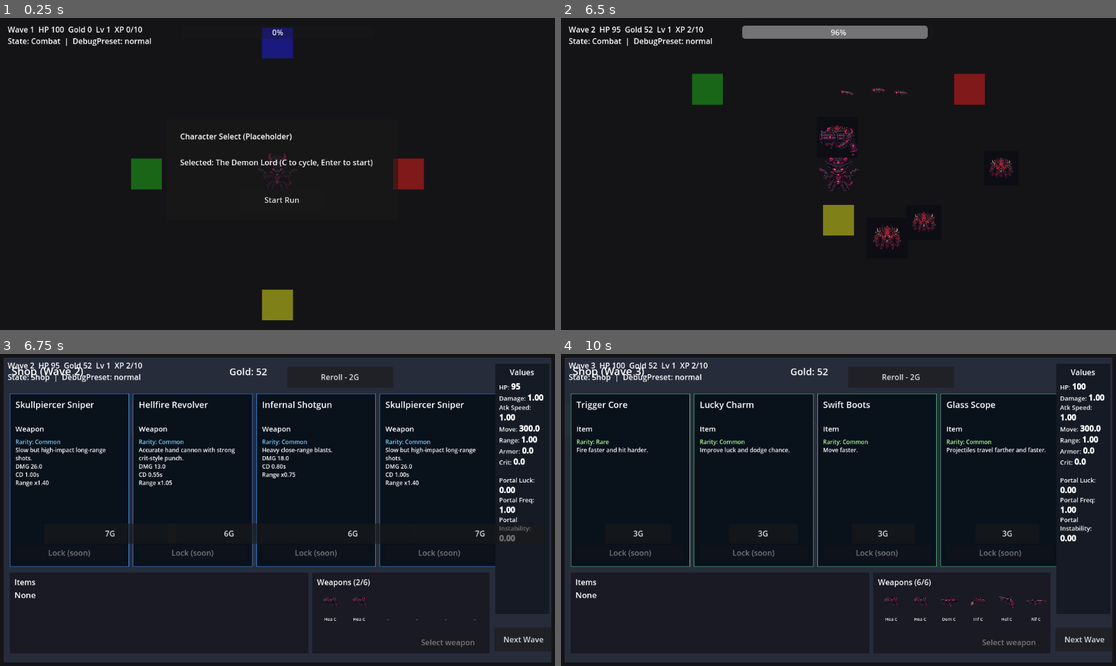
Above: before the commit, frames 1-4 (two rows, left to right).
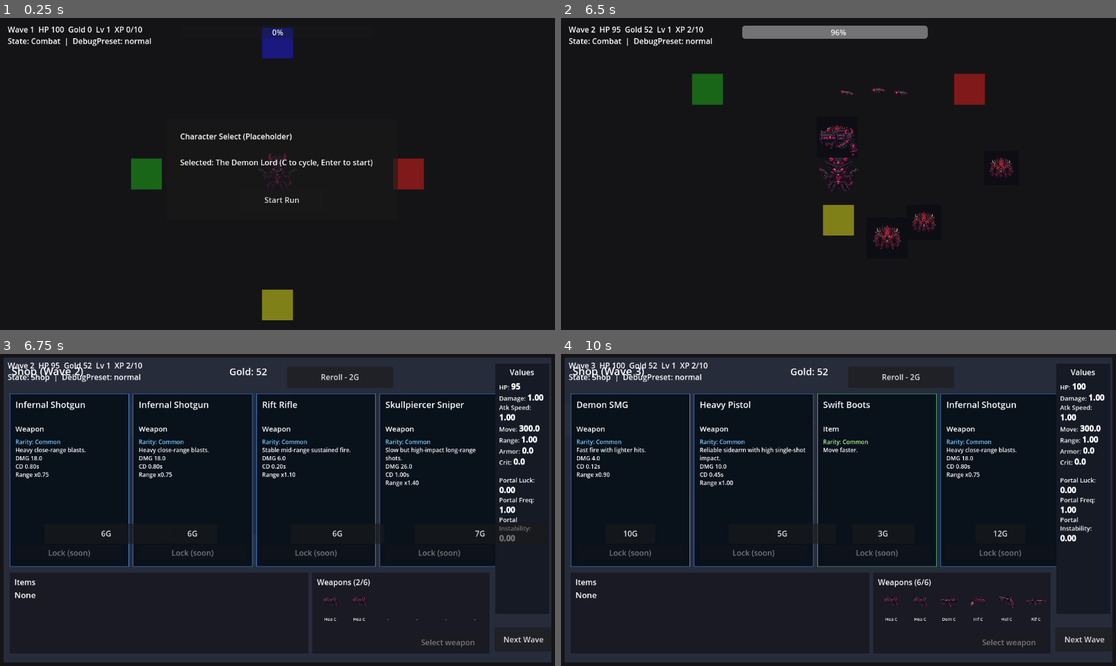
Above: after the commit, the same moments.

Repository: KevinRabbe/bullet-hell-roughe-lite
Game: Godot game, scene res://scenes/Main.tscn
Two runs of this game, one before a commit and one after it. Both use one fixed random seed, a clock stepped at 60 frames per second and the inputs below. This scene is started directly instead of the project's main scene.
Inputs (mouse positions are in pixels of both pictures, inside the frame that each line leads up to):
- Up to frame 1 (0.25 s): no input
- Up to frame 2 (6.5 s): click "Start Run" at 0.5 s; tap Enter at 1.25, 3.6 s; move the mouse to (960, 158) at 1.27 s; hold D (move_right) 1.28-2.03 s; hold C (cycle_character) 1.28-2.03 s; click (960, 158) at 1.42 s; tap Space at 1.52, 2.27, 3.77, 4.52, 5.27 s; move the mouse to (727, 189) at 2.02 s; hold S (move_down) 2.03-2.78 s; tap E (interact) at 2.1 s; move the mouse to (894, 105) at 2.77 s; hold D (move_right) 2.78-3.53 s; tap B at 2.85 s; move the mouse to (810, 236) at 3.52 s; hold W (move_up) 3.53-4.28 s; click (810, 236) at 3.67 s; move the mouse to (1005, 220) at 4.27 s; hold A (move_left) 4.28-5.78 s; tap R at 4.35 s; move the mouse to (672, 127) at 5.02 s; tap P at 5.1 s; move the mouse to (866, 174) at 5.77 s; hold S (move_down) from 5.78 s (still down); tap Q at 5.85 s; click (866, 174) at 5.92 s
- Up to frame 3 (6.75 s): move the mouse to (194, 432) at 6.52 s; release S (move_down) at 6.53 s; hold D (move_right) from 6.53 s (still down); tap 1 at 6.6 s
- Up to frame 4 (10 s): tap Space at 6.77, 7.52, 8.27, 9.77 s; move the mouse to (960, 494) at 7.27 s; release D (move_right) at 7.28 s; hold W (move_up) 7.28-8.03 s; tap 2 at 7.35 s; move the mouse to (727, 525) at 8.02 s; hold D (move_right) 8.03-8.78 s; tap 3 at 8.1 s; click (727, 525) at 8.17 s; move the mouse to (894, 441) at 8.77 s; hold S (move_down) 8.78-9.53 s; tap 4 at 8.85 s; move the mouse to (810, 572) at 9.52 s; hold A (move_left) from 9.53 s (still down); tap 5 at 9.6 s

Frames 1-2 are identical in both runs. In frame 3, 1.7% of the frame differs, in the area x 2-65%, y 15-61%; in frame 4, 2.6%, in the area x 1-90%, y 12-69%.

Commit message:
Data-drive shop pool and family weighting

Diff:
--- a/data/characters/demon_lord.json
+++ b/data/characters/demon_lord.json
@@ -3,5 +3,6 @@
   "display_name": "The Demon Lord",
   "description": "Placeholder: high-risk hellfire scaling archetype.",
   "starting_weapon_ids": ["hellfire_orb"],
-  "passive_tags": ["placeholder_passive"]
+  "passive_tags": ["placeholder_passive"],
+  "preferred_weapon_families": ["hellfire"]
 }
--- a/data/characters/devil.json
+++ b/data/characters/devil.json
@@ -3,5 +3,6 @@
   "display_name": "The Devil",
   "description": "Placeholder: cursed-power trading archetype.",
   "starting_weapon_ids": ["devil_fang"],
-  "passive_tags": ["placeholder_passive"]
+  "passive_tags": ["placeholder_passive"],
+  "preferred_weapon_families": ["devil"]
 }
--- a/data/characters/gunslinger.json
+++ b/data/characters/gunslinger.json
@@ -3,5 +3,7 @@
   "display_name": "The Gunslinger",
   "description": "Elite-hunter marksman with weaker status power.",
   "starting_weapon_ids": ["heavy_pistol"],
-  "passive_tags": ["bonus_vs_elite", "bonus_vs_boss", "status_weakened"]
+  "passive_tags": ["bonus_vs_elite", "bonus_vs_boss", "status_weakened"],
+  "preferred_weapon_families": ["gunslinger"],
+  "family_bias_bonus": 0.2
 }
--- a/data/characters/harvester.json
+++ b/data/characters/harvester.json
@@ -3,5 +3,6 @@
   "display_name": "The Harvester",
   "description": "Placeholder: sustain and drain-focused archetype.",
   "starting_weapon_ids": ["scythe_alpha"],
-  "passive_tags": ["placeholder_passive"]
+  "passive_tags": ["placeholder_passive"],
+  "preferred_weapon_families": ["harvester"]
 }
--- a/data/characters/riftwalker.json
+++ b/data/characters/riftwalker.json
@@ -3,5 +3,6 @@
   "display_name": "The Riftwalker",
   "description": "Placeholder: portal-stat specialist archetype.",
   "starting_weapon_ids": ["rift_pistol"],
-  "passive_tags": ["placeholder_passive"]
+  "passive_tags": ["placeholder_passive"],
+  "preferred_weapon_families": ["portal"]
 }
--- a/data/characters/sand_lord.json
+++ b/data/characters/sand_lord.json
@@ -3,5 +3,6 @@
   "display_name": "The Sand Lord",
   "description": "Placeholder: control and erosion archetype.",
   "starting_weapon_ids": ["sand_burst"],
-  "passive_tags": ["placeholder_passive"]
+  "passive_tags": ["placeholder_passive"],
+  "preferred_weapon_families": ["sand"]
 }
--- /dev/null
+++ b/data/shop/shop_config.json
@@ -0,0 +1,3 @@
+{
+  "family_bias_bonus": 0.2
+}
--- a/data/weapons/gunslinger_assault_rifle.tres
+++ b/data/weapons/gunslinger_assault_rifle.tres
@@ -17,6 +17,7 @@
 projectile_lifetime_seconds = 1.8
 projectile_scene_path = "res://scenes/weapons/Projectile.tscn"
 family = "gunslinger"
+shop_enabled = true
 price = 6
 tags = Array[String](["gun", "bullet", "rifle", "rift"])
 stat_scaling = {
--- a/data/weapons/gunslinger_revolver.tres
+++ b/data/weapons/gunslinger_revolver.tres
@@ -17,6 +17,7 @@
 projectile_lifetime_seconds = 1.9
 projectile_scene_path = "res://scenes/weapons/Projectile.tscn"
 family = "gunslinger"
+shop_enabled = true
 price = 6
 tags = Array[String](["gun", "bullet", "precision", "hell"])
 stat_scaling = {
--- a/data/weapons/gunslinger_shotgun.tres
+++ b/data/weapons/gunslinger_shotgun.tres
@@ -17,6 +17,7 @@
 projectile_lifetime_seconds = 0.9
 projectile_scene_path = "res://scenes/weapons/Projectile.tscn"
 family = "gunslinger"
+shop_enabled = true
 price = 6
 tags = Array[String](["gun", "bullet", "spread", "hell"])
 stat_scaling = {
--- a/data/weapons/gunslinger_smg.tres
+++ b/data/weapons/gunslinger_smg.tres
@@ -17,6 +17,7 @@
 projectile_lifetime_seconds = 1.4
 projectile_scene_path = "res://scenes/weapons/Projectile.tscn"
 family = "gunslinger"
+shop_enabled = true
 price = 5
 tags = Array[String](["gun", "bullet", "rapid", "demon"])
 stat_scaling = {
--- a/data/weapons/gunslinger_sniper_rifle.tres
+++ b/data/weapons/gunslinger_sniper_rifle.tres
@@ -17,6 +17,7 @@
 projectile_lifetime_seconds = 2.4
 projectile_scene_path = "res://scenes/weapons/Projectile.tscn"
 family = "gunslinger"
+shop_enabled = true
 price = 7
 tags = Array[String](["gun", "bullet", "precision", "sniper"])
 stat_scaling = {
--- a/data/weapons/heavy_pistol.tres
+++ b/data/weapons/heavy_pistol.tres
@@ -17,6 +17,7 @@
 projectile_lifetime_seconds = 2.0
 projectile_scene_path = "res://scenes/weapons/Projectile.tscn"
 family = "gunslinger"
+shop_enabled = true
 price = 5
 tags = Array[String](["gun", "bullet", "precision"])
 stat_scaling = {
--- a/scripts/autoload/data_registry.gd
+++ b/scripts/autoload/data_registry.gd
@@ -9,6 +9,7 @@
 ]
 const WEAPON_RESOURCE_DIR: String = "res://data/weapons"
 const ITEM_RESOURCE_DIR: String = "res://data/items"
+const SHOP_CONFIG_PATH: String = "res://data/shop/shop_config.json"
 
 var characters: Dictionary = {}
 var weapons: Dictionary = {}
@@ -16,6 +17,7 @@
 var enemies: Dictionary = {}
 var portal_events: Dictionary = {}
 var set_bonuses: Dictionary = {}
+var shop_config: Dictionary = {}
 
 func _ready() -> void:
 	_register_defaults()
@@ -35,6 +37,7 @@
 	if items.is_empty():
 		_register_by_id(items, ItemDatabase.get_prototype_items())
 	_register_by_id(enemies, _load_enemy_resources())
+	shop_config = _load_json_dictionary(SHOP_CONFIG_PATH)
 	_validate_registry_entries()
 
 func _load_enemy_resources() -> Array:
@@ -151,3 +154,9 @@
 
 func get_set_bonus(id: String):
 	return set_bonuses.get(id)
+
+func get_all_weapons() -> Array:
+	return weapons.values()
+
+func get_shop_config() -> Dictionary:
+	return shop_config.duplicate(true)
--- a/scripts/game/shop_controller.gd
+++ b/scripts/game/shop_controller.gd
@@ -11,16 +11,6 @@
 @export var continue_button_path: NodePath
 @export var reroll_cost: int = 2
 @export var enabled: bool = false
-
-# Weapon IDs available in the shop pool. Prices/names read from WeaponData.
-const SHOP_WEAPON_IDS: Array[String] = [
-	"heavy_pistol",
-	"gunslinger_smg",
-	"gunslinger_shotgun",
-	"gunslinger_revolver",
-	"gunslinger_assault_rifle",
-	"gunslinger_sniper_rifle",
-]
 
 const DEFAULT_ITEM_PRICE: int = 3
 const RARITY_ORDER: Array[String] = ["common", "rare", "epic", "legendary"]
@@ -47,12 +37,14 @@
 var reroll_count: int = 0
 var rng: RandomNumberGenerator
 var _current_wave_index: int = 1
+var data_registry: Node
 var _weapon_offer_pool: Array[Dictionary] = []
 var _item_offer_pool: Array[Dictionary] = []
 var active_offers: Array[Dictionary] = []
 
 func _ready() -> void:
 	rng = _resolve_rng("shop")
+	data_registry = get_node_or_null("/root/DataRegistry")
 	_build_weapon_offer_pool()
 	_build_item_offer_pool()
 	if enemy_spawner_path != NodePath():
@@ -87,27 +79,28 @@
 
 func _build_weapon_offer_pool() -> void:
 	_weapon_offer_pool.clear()
-	for weapon_id in SHOP_WEAPON_IDS:
-		var offer := _make_weapon_offer(weapon_id)
-		if not offer.is_empty():
-			_weapon_offer_pool.append(offer)
-
-func _make_weapon_offer(weapon_id: String) -> Dictionary:
-	var resource_path := "res://data/weapons/%s.tres" % weapon_id
-	var data: WeaponData
-	if ResourceLoader.exists(resource_path):
-		data = load(resource_path) as WeaponData
-	if data == null:
+	if data_registry == null or not data_registry.has_method("get_all_weapons"):
+		return
+	var weapons_variant: Variant = data_registry.call("get_all_weapons")
+	if not (weapons_variant is Array):
+		return
+	for weapon_variant in weapons_variant:
+		if weapon_variant is WeaponData:
+			var offer := _make_weapon_offer_from_data(weapon_variant)
+			if not offer.is_empty():
+				_weapon_offer_pool.append(offer)
+
+func _make_weapon_offer_from_data(data: WeaponData) -> Dictionary:
+	if data == null or not data.shop_enabled:
 		return {}
-
-	var resolved_id := weapon_id
-	var display_name: String = weapon_id.replace("_", " ").capitalize()
+	var resolved_id := data.id
+	var display_name: String = data.id.replace("_", " ").capitalize()
 	var price: int = 5
 	var family: String = ""
 	var tags: Array[String] = []
 	var rarity_name: String = "common"
-	if data.id != "":
-		resolved_id = data.id
+	if resolved_id == "":
+		return {}
 	if data.display_name != "":
 		display_name = data.display_name
 	if data.price > 0:
@@ -181,14 +174,14 @@
 		combined_pool.append(item_offer)
 	if _current_wave_index <= 2:
 		for _slot in 2:
-			var guaranteed_weapon_offer := _pick_random_offer(_weapon_offer_pool)
+			var guaranteed_weapon_offer := _pick_random_offer(_weapon_offer_pool, true)
 			active_offers.append(guaranteed_weapon_offer if not guaranteed_weapon_offer.is_empty() else _sold_out_offer())
 		for _slot in 2:
-			var random_offer := _pick_random_offer(combined_pool)
+			var random_offer := _pick_random_offer(combined_pool, true)
 			active_offers.append(random_offer if not random_offer.is_empty() else _sold_out_offer())
 	else:
 		for _slot in 4:
-			var random_offer := _pick_random_offer(combined_pool)
+			var random_offer := _pick_random_offer(combined_pool, true)
 			active_offers.append(random_offer if not random_offer.is_empty() else _sold_out_offer())
 
 func _refresh_offer_buttons() -> void:
@@ -283,11 +276,10 @@
 func _current_reroll_cost() -> int:
 	return reroll_cost + reroll_count
 
-func _pick_random_offer(pool: Array) -> Dictionary:
+func _pick_random_offer(pool: Array, apply_family_bias: bool) -> Dictionary:
 	if pool.is_empty():
 		return {}
-	var index := rng.randi_range(0, pool.size() - 1)
-	var selected: Variant = pool[index]
+	var selected: Variant = _pick_weighted_offer(pool, apply_family_bias)
 	if selected is Dictionary:
 		var offer := (selected as Dictionary).duplicate(true)
 		if str(offer.get("type", "")) == "weapon":
@@ -299,6 +291,72 @@
 			offer["price"] = scaled_price
 		return offer
 	return {}
+
+func _pick_weighted_offer(pool: Array, apply_family_bias: bool) -> Variant:
+	var total_weight := 0.0
+	var weights: Array[float] = []
+	for offer_variant in pool:
+		var weight := _offer_weight(offer_variant, apply_family_bias)
+		weights.append(weight)
+		total_weight += weight
+	if total_weight <= 0.0:
+		return pool[0]
+	var roll := rng.randf_range(0.0, total_weight)
+	var threshold := 0.0
+	for index in pool.size():
+		threshold += weights[index]
+		if roll <= threshold:
+			return pool[index]
+	return pool[pool.size() - 1]
+
+func _offer_weight(offer_variant: Variant, apply_family_bias: bool) -> float:
+	if not (offer_variant is Dictionary):
+		return 0.0
+	var offer: Dictionary = offer_variant
+	var weight := 1.0
+	if apply_family_bias and str(offer.get("type", "")) == "weapon":
+		var family := _offer_family_id(offer)
+		if family != "" and _get_preferred_weapon_families().has(family):
+			weight += _get_family_bias_bonus()
+	return weight
+
+func _offer_family_id(offer: Dictionary) -> String:
+	var family := str(offer.get("family", ""))
+	if family != "":
+		return family
+	return str(offer.get("family_id", ""))
+
+func _get_preferred_weapon_families() -> Array[String]:
+	if player == null or data_registry == null or not data_registry.has_method("get_character"):
+		return []
+	var character_id := str(player.get("active_character_id"))
+	if character_id == "":
+		return []
+	var character_variant: Variant = data_registry.call("get_character", character_id)
+	if not (character_variant is Dictionary):
+		return []
+	var preferred_variant: Variant = character_variant.get("preferred_weapon_families", [])
+	var preferred_families: Array[String] = []
+	if preferred_variant is Array:
+		for family_variant in preferred_variant:
+			var family := str(family_variant)
+			if family != "":
+				preferred_families.append(family)
+	return preferred_families
+
+func _get_family_bias_bonus() -> float:
+	var config_bonus := 0.2
+	if data_registry != null and data_registry.has_method("get_shop_config"):
+		var config_variant: Variant = data_registry.call("get_shop_config")
+		if config_variant is Dictionary:
+			config_bonus = float(config_variant.get("family_bias_bonus", config_bonus))
+	if player != null:
+		var character_id := str(player.get("active_character_id"))
+		if character_id != "" and data_registry != null and data_registry.has_method("get_character"):
+			var character_variant: Variant = data_registry.call("get_character", character_id)
+			if character_variant is Dictionary and character_variant.has("family_bias_bonus"):
+				return float(character_variant.get("family_bias_bonus", config_bonus))
+	return config_bonus
 
 func _find_item_data(item_id: String) -> ItemData:
 	for item in ItemDatabase.get_prototype_items():
--- a/scripts/weapons/weapon_data.gd
+++ b/scripts/weapons/weapon_data.gd
@@ -25,6 +25,7 @@
 @export var stat_scaling: Dictionary = {}
 
 @export var special_effect_id: String = ""
+@export var shop_enabled: bool = false
 
 # Existing fields preserved to avoid breaking gameplay
 @export var family_id: String = ""
